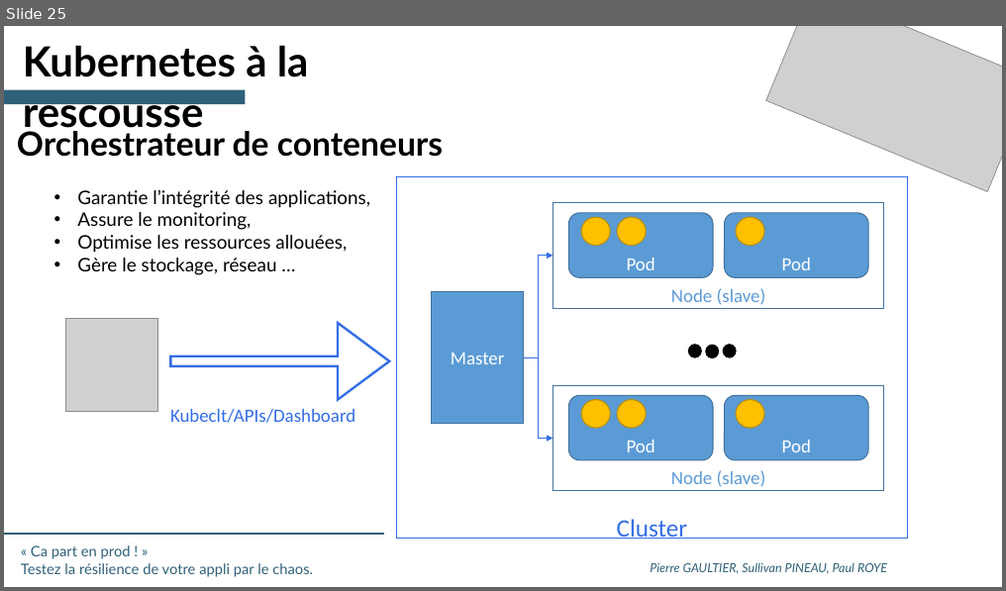
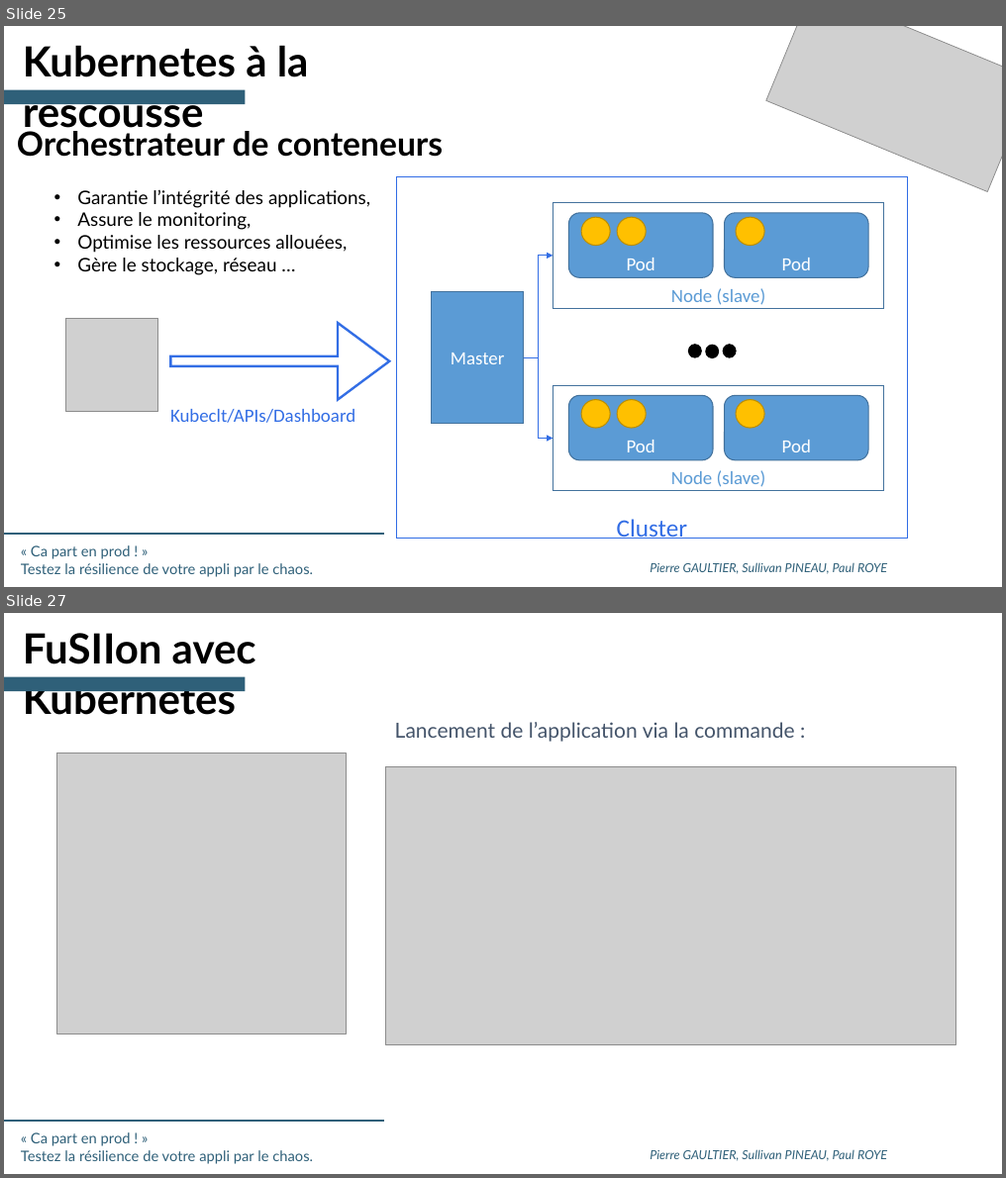
Before and after one commit to SII-Codelab-Chaos/Codelab-Chaos-TP, a slide deck: Hands-On -Chaos - SLIDES.pptx. Shown one above the other, each under a label of ours: slide 25 before the commit, slides 25 and 27 after it; the slides between them are not shown. The pictures are 1006x591 and 1006x1178 pixels, drawn with LibreOffice and Linux fonts; fonts in the diff are those of the drawing; grey boxes stand for pictures; background and template pictures are left out. Boxes give left, top, right and bottom in pixels: in the first picture for what was removed or moved away, otherwise in the second. Text is boxed around its words. In the diff, an @@ line names an element or a change of style, - is before the commit and + after.

```diff
--- a/Hands-On -Chaos - SLIDES.pptx
+++ b/Hands-On -Chaos - SLIDES.pptx
@@ slide 27 added at (4, 613, 1002, 1174), background #FFFFFF; not listed: 3 template elements that a slide beside it also shows @@
@@ text added at (23, 633, 256, 722), 40 pt, text #000000, bold @@
+FuSIIon avec Kubernetes
@@ rectangle added at (4, 676, 245, 691), fill #2F6079 @@
@@ text added at (395, 722, 794, 742), 20 pt, text #44546A @@
+Lancement de l’application via la commande :
@@ picture added at (56, 754, 346, 1035) @@
@@ picture added at (386, 767, 956, 1046) @@
```
Also in this commit, not shown: 1 slide changed, 2 other slides added, 1 other file.
